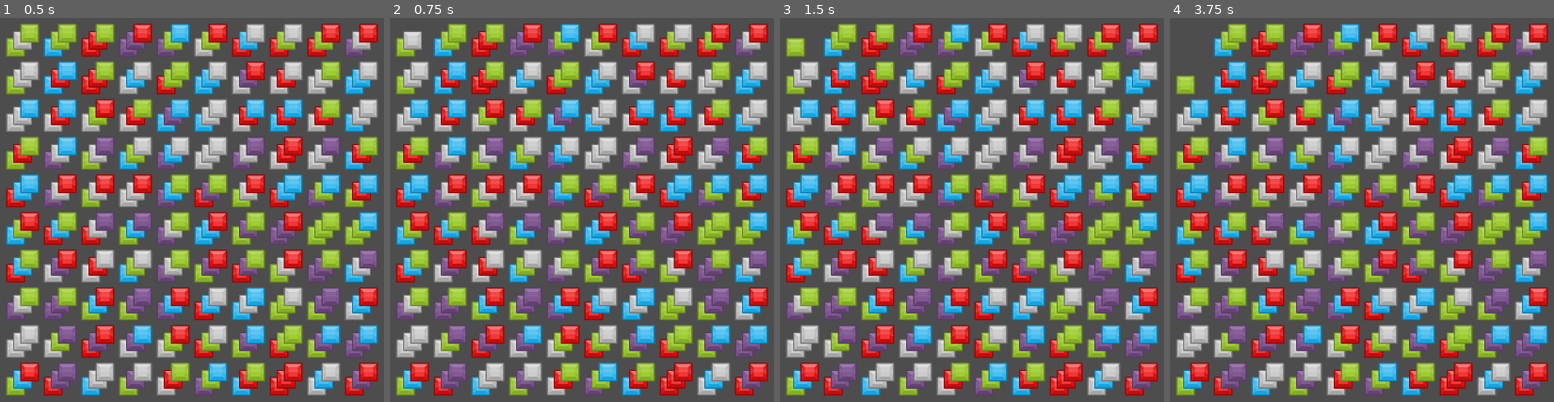
Above: before the commit, frames 1-4 (left to right).
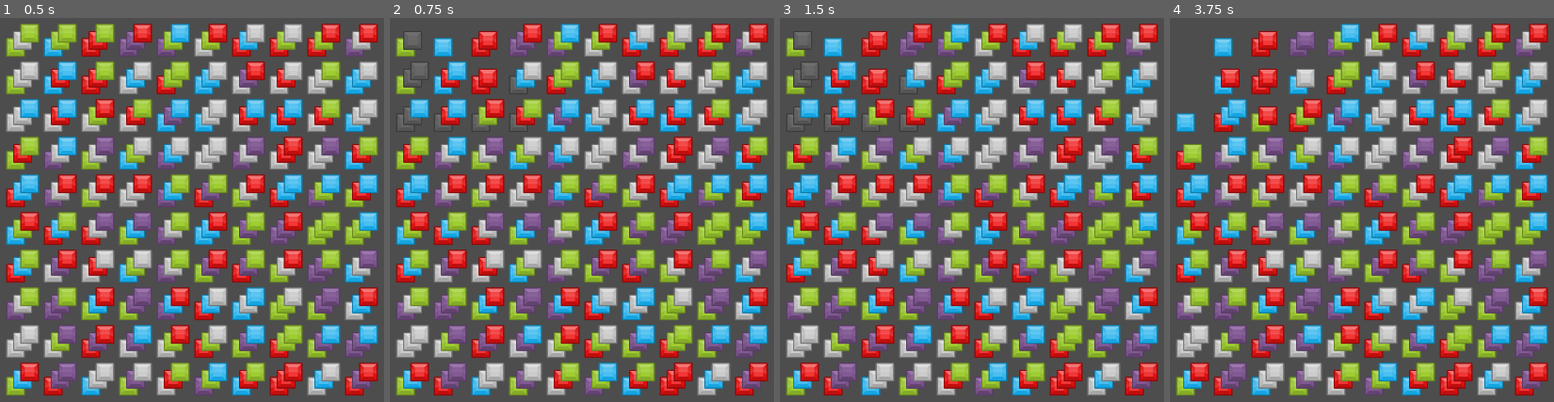
Above: after the commit, the same moments.

Repository: heyhachi/SanSameClone
Game: Godot game, scene res://Levels/main_level.tscn
The game is run twice, just before and just after one commit, with the same random seed, the same clock (stepped at 60 frames per second) and the same inputs.
Inputs (mouse positions are in pixels of both pictures, inside the frame that each line leads up to):
- Up to frame 1 (0.5 s): no input
- Up to frame 2 (0.75 s): tap Enter at 0.5 s; move the mouse to (420, 33) at 0.52 s; press the mouse at (420, 33) at 0.53 s
- Up to frame 3 (1.5 s): tap Space at 1.25 s; move the mouse to (803, 41) at 1.27 s; release the mouse at (803, 41) at 1.28 s; click (803, 41) at 1.35 s
- Up to frame 4 (3.75 s): tap Enter at 2, 3.5 s; move the mouse to (1185, 48) at 2.02 s; press the mouse at (1185, 48) at 2.03 s; tap Space at 2.75 s; move the mouse to (1200, 71) at 2.77 s; release the mouse at (1200, 71) at 2.78 s; click (1200, 71) at 2.85 s; move the mouse to (1193, 79) at 3.52 s; press the mouse at (1193, 79) at 3.53 s

Frame 1 is identical in both runs. In frame 2, 2.4% of the frame differs, in the area x 1-37%, y 1-30%; in frame 3, 2.4%; in frame 4, 4.6%, in the area x 1-40%, y 1-40%.

Commit message:
基本的なゲーム部分は実装した。

Diff:
--- a/Levels/main_level.gd
+++ b/Levels/main_level.gd
@@ -2,6 +2,7 @@
 extends Node2D
 
 @onready var panel_layout_base: Marker2D = $PanelLayoutBase
+@onready var ignore_input_timer: Timer = $IgnoreInputTimer
 
 @export var horizontal_count := 10
 @export var vertical_count := 10
@@ -10,7 +11,8 @@
 var panel_scene: PackedScene = preload("res://Panels/panel_item.tscn")
 var panel_array := []
 var mouse_position := Vector2.ZERO
-
+var selected_panels: Array[PanelItem] = []
+var can_input := true
 
 func _ready() -> void:
 	randomize()
@@ -61,11 +63,25 @@
 
 
 func _physics_process(delta: float) -> void:
+	hilight_panel()
+
 	if Input.is_action_just_pressed("panel_decision"):
 		on_panel_clicked()
 
 
-func on_panel_clicked() -> void:
+#カーソル下のパネルと、それと一緒に消せるパネルをハイライトする
+func hilight_panel() -> void:
+	selected_panels.clear()
+	#if !can_input: return
+
+	#ハイライトクリア
+	for x in horizontal_count:
+		for y in vertical_count:
+			for z in z_count:
+				var panel = panel_array[x][y][z]
+				if panel != null:
+					panel.modulate = 0xFFFFFFFF
+
 	var space_state := get_world_2d().direct_space_state
 	var query := PhysicsPointQueryParameters2D.new()
 	query.position = mouse_position
@@ -76,30 +92,84 @@
 
 	#検出したノード
 	var result := space_state.intersect_point(query)
-	if result:
-		var colliders: Array[PanelItem] = []
-		for i in result:
-			if i.collider is PanelItem:
-				colliders.append(i.collider)
-
-		#grid_positionのZ座標でソートする
-		colliders.sort_custom(
-			func(a:PanelItem, b:PanelItem) -> bool:
-				if a.grid_position.z < b.grid_position.z:
-					return true
-				return false
-		)
-
-		#Z座標上の一番上のパネルのみ取り除く
-		var panel := colliders[0]
-		if panel:
-			panel_array[panel.grid_position.x][panel.grid_position.y][panel.grid_position.z] = null
-			panel.queue_free()
-
-		#for item in result:
-			#var panel := item.collider as PanelItem
-			#print("(%d:%d:%d)=%s" % [panel.grid_position.x, panel.grid_position.y, panel.grid_position.z, panel.get_color_name()])
-		#print("")
+	if result == null or result.size() == 0: return
+
+	var colliders: Array[PanelItem] = []
+	for i in result:
+		if i.collider is PanelItem:
+			colliders.append(i.collider)
+
+	#grid_positionのZ座標でソートする
+	colliders.sort_custom(
+		func(a:PanelItem, b:PanelItem) -> bool:
+			if a.grid_position.z < b.grid_position.z:
+				return true
+			return false
+	)
+	var visited := {}
+	var chained := check_adjacent_chain(
+		colliders[0].grid_position.x,
+		colliders[0].grid_position.y,
+		colliders[0].grid_position.z,
+		visited)
+
+
+	for v in chained:
+		panel_array[v.x][v.y][v.z].modulate = Color(0.5,0.5,0.5)
+		selected_panels.append(panel_array[v.x][v.y][v.z])
+
+
+func on_panel_clicked() -> void:
+	if selected_panels.size() == 0:
+		return
+
+	if can_input == false:
+		return
+
+	if selected_panels.size() <= 1:
+		return
+
+	for i in selected_panels:
+		i.queue_free()
+
+	can_input = false
+	set_process_input(false)
+	ignore_input_timer.wait_time = 1.0
+	ignore_input_timer.start()
+	ignore_input_timer.timeout.connect(
+		func() -> void:
+			can_input = true
+			set_process_input(true)
+	)
+	#var space_state := get_world_2d().direct_space_state
+	#var query := PhysicsPointQueryParameters2D.new()
+	#query.position = mouse_position
+	#query.collide_with_areas = true
+	#query.collide_with_bodies = false
+	#query.collision_mask = 0x1
+	#query.exclude = [self]
+#
+	##検出したノード
+	#var result := space_state.intersect_point(query)
+	#if result:
+		#var colliders: Array[PanelItem] = []
+		#for i in result:
+			#if i.collider is PanelItem:
+				#colliders.append(i.collider)
+		#
+		##grid_positionのZ座標でソートする
+		#colliders.sort_custom(
+			#func(a:PanelItem, b:PanelItem) -> bool:
+				#if a.grid_position.z < b.grid_position.z:
+					#return true
+				#return false
+		#)
+		#
+		##Z座標上の一番上のパネルのみ取り除く
+		#var panel := colliders[0]
+		#if panel:
+			#panel_array[panel.grid_position.x][panel.grid_position.y][panel.grid_position.z] = null
+			#panel.queue_free()
 
 
 func get_random_color() -> Global.PanelColor:
@@ -211,6 +281,7 @@
 	return false  # 隣接する同じ色のパネルがない場合
 
 
+## 隣接するパネルを再帰的に収集する
 func check_adjacent_chain(x: int, y: int, z: int, visited: Dictionary = {}) -> Array:
 	# 配列範囲外チェック、または訪問済みの座標はスキップ
 	if x < 0 or x >= horizontal_count or y < 0 or y >= vertical_count or z < 0 or z >= z_count:
--- a/Levels/main_level.tscn
+++ b/Levels/main_level.tscn
@@ -7,3 +7,6 @@
 
 [node name="PanelLayoutBase" type="Marker2D" parent="."]
 position = Vector2(100, 50)
+
+[node name="IgnoreInputTimer" type="Timer" parent="."]
+one_shot = true
--- a/Panels/panel_item.gd
+++ b/Panels/panel_item.gd
@@ -49,6 +49,10 @@
 		#func () -> void:
 			#select_panel.emit(grid_position)
 	#)
+	#var shader = ShaderMaterial.new()
+	#shader.shader = preload("res://Panels/outline.gdshader")
+	#material = shader
+	#
 	pass
 
 
